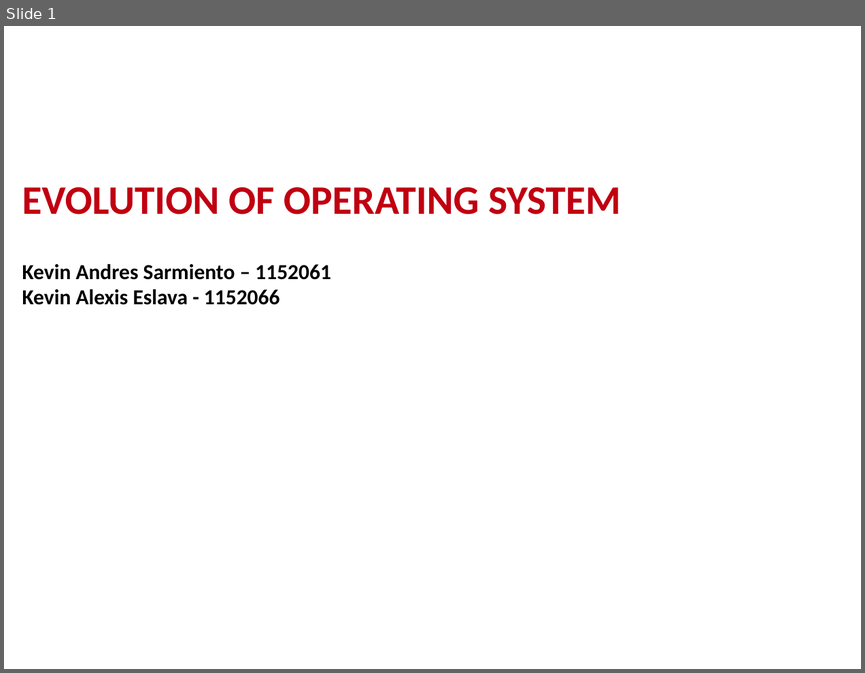
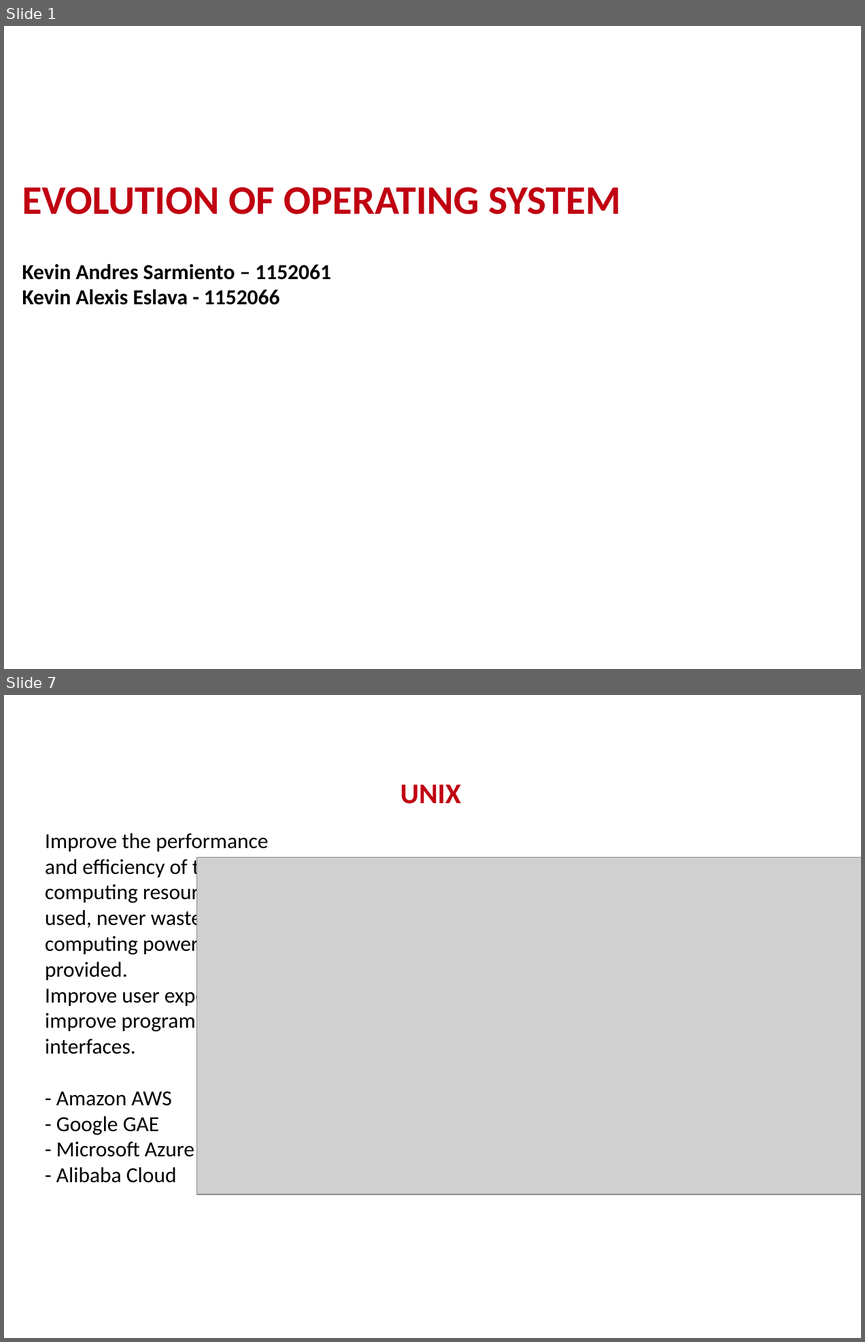
Before and after one commit to KevinSarmiento07/Evolution-Operating-System, a slide deck: DiaposEOP.pptx. Shown one above the other, each under a label of ours: slide 1 before the commit, slides 1 and 7 after it; the slides between them are not shown. The pictures are 865x673 and 865x1342 pixels, drawn with LibreOffice and Linux fonts; fonts in the diff are those of the drawing; grey boxes stand for pictures; background and template pictures are left out. Boxes give left, top, right and bottom in pixels: in the first picture for what was removed or moved away, otherwise in the second. Text is boxed around its words. In the diff, an @@ line names an element or a change of style, - is before the commit and + after.

Commit message:
Agregué el SO Cloud

```diff
--- a/DiaposEOP.pptx
+++ b/DiaposEOP.pptx
@@ slide 7 added at (4, 695, 861, 1338), background #FFFFFF @@
@@ title added at (400, 784, 461, 804), 24 pt, text #C00011, bold @@
+UNIX
@@ text added at (45, 833, 273, 1183), 18 pt, text #000000 @@
+Improve the performance and efficiency of the computing resources used, never waste the computing power provided.
+Improve user experiences, improve programming interfaces.
+- Amazon AWS
+- Google GAE
+- Microsoft Azure
+- Alibaba Cloud
@@ picture added at (197, 857, 861, 1193) @@
@@ text added at (14, 1304, 143, 1330), 12 pt, text #FFFFFF @@
+27.2.23
@@ page number added at (772, 1304, 848, 1330), 12 pt, text #FFFFFF @@
+7
```
Also in this commit, not shown: 5 slides changed, 2 other slides added, 4 other files.
